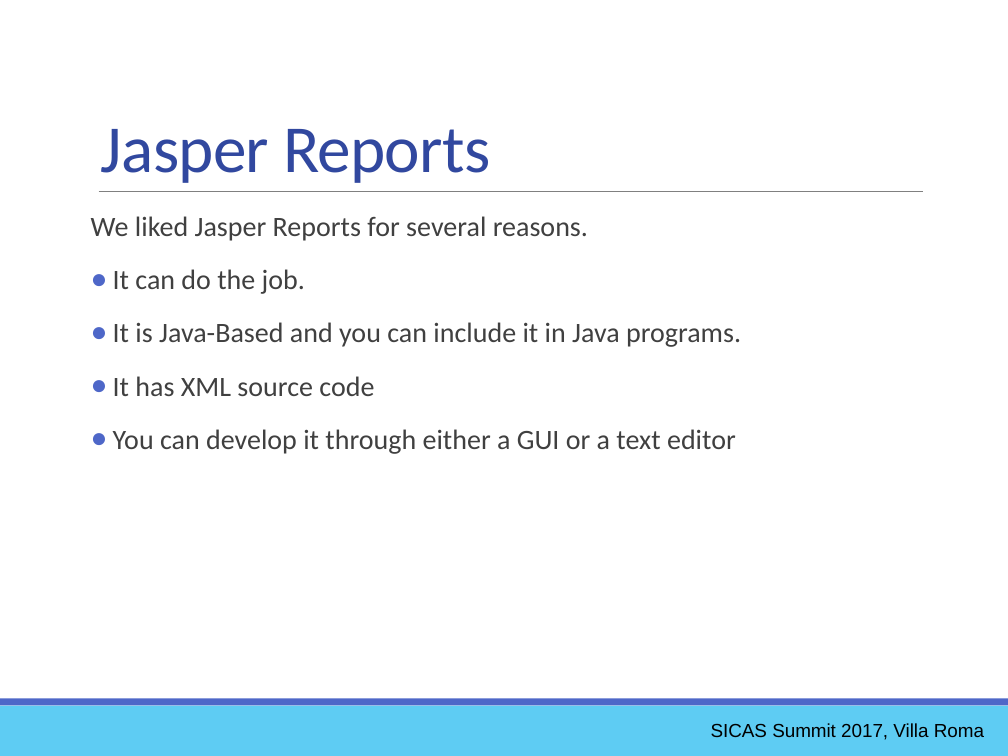
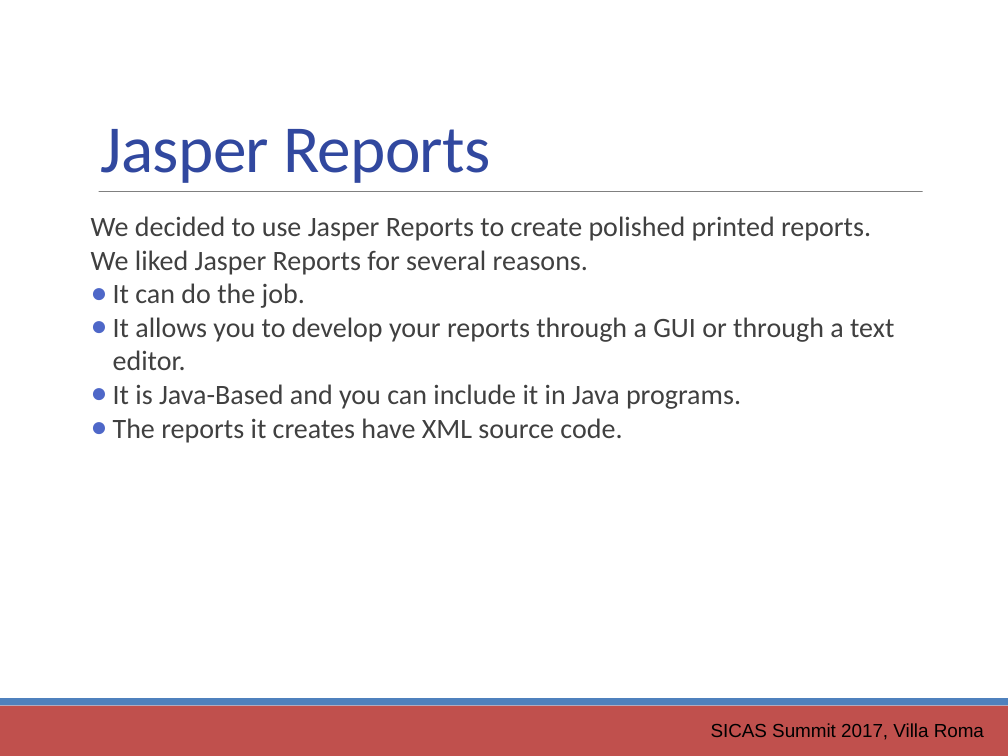
Before and after one commit to ewcole/simple_report, a slide deck: slide 8 of docs/SICAS_2017/Cole_Drop-In Reporting with Groovy.pptx. Drawn at 1008x756 pixels with LibreOffice and Linux fonts; fonts in the diff are those of the drawing. Boxes give left, top, right and bottom in pixels: in the first picture for what was removed or moved away, otherwise in the second. Text is boxed around its words. In the diff, an @@ line names an element or a change of style, - is before the commit and + after.

```diff
--- a/docs/SICAS_2017/Cole_Drop-In Reporting with Groovy.pptx
+++ b/docs/SICAS_2017/Cole_Drop-In Reporting with Groovy.pptx
@@ text at <box>91,216,871,241</box>: paragraph added @@
+We decided to use Jasper Reports to create polished printed reports.
@@ text at <box>91,250,741,409</box>: less space between paragraphs @@
@@ text at <box>113,317,894,370</box>: paragraph added @@
+● It allows you to develop your reports through a GUI or through a text editor.
@@ text at <box>113,418,622,443</box>: text changed @@
-● It has XML source code
-● You can develop it through either a GUI or a text editor
+● The reports it creates have XML source code.
@@ rectangle at <box>0,706,1008,756</box>: fill #5ECCF3 to #C0504D @@
@@ rectangle at <box>0,699,1008,706</box>: fill #4E67C8 to #4F81BD @@
```
Also in this commit, not shown: 45 other slides changed.
